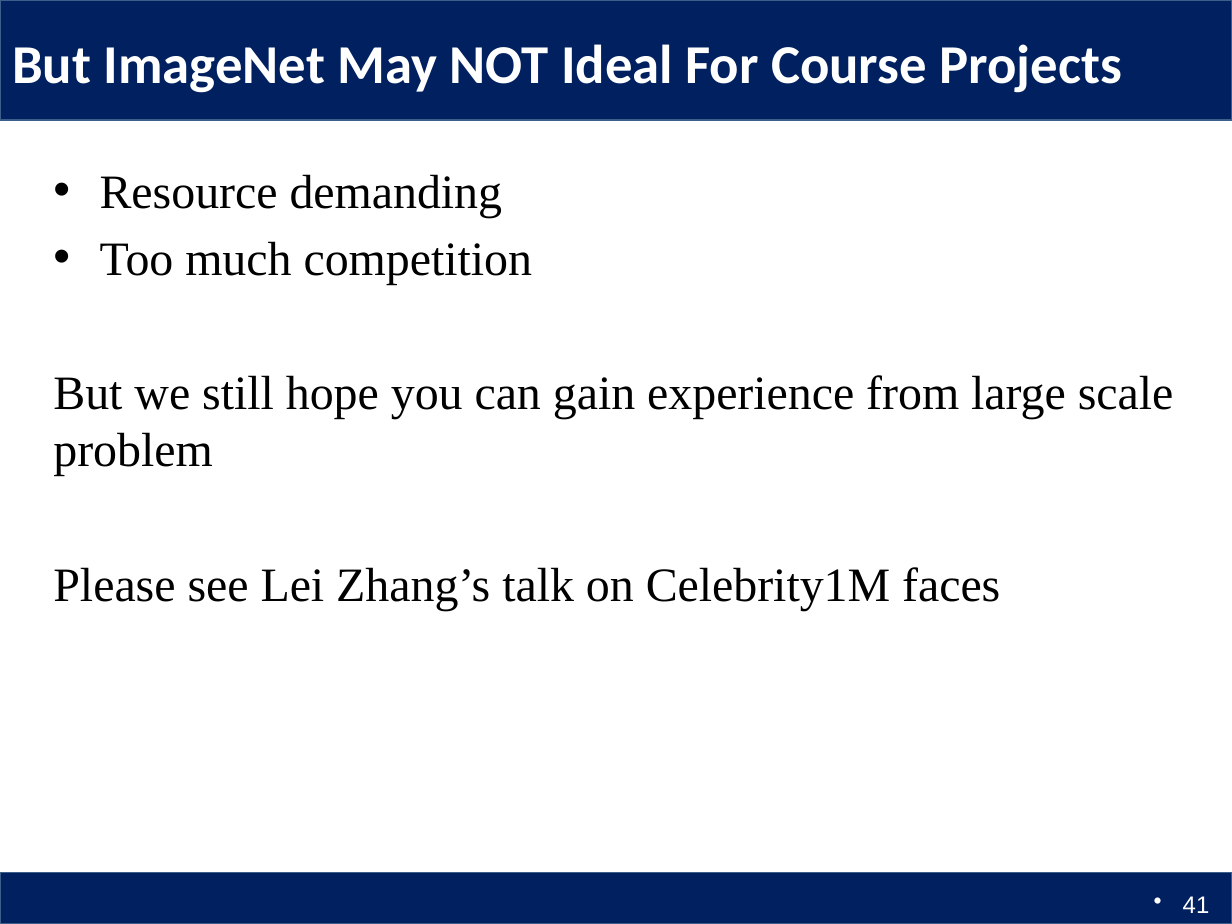
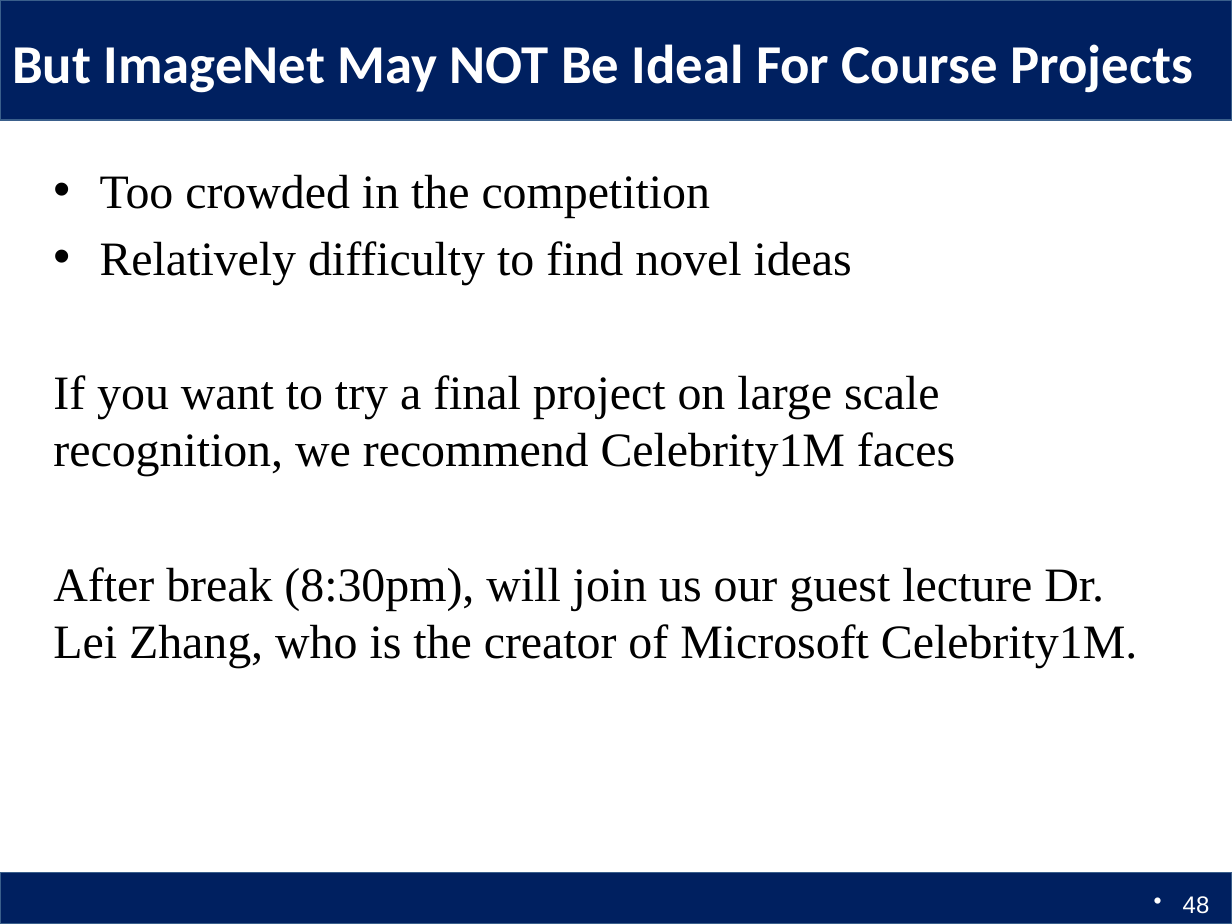
Before and after one commit to Columbia6894/Columbia6894.github.io, a slide deck: slide 48 of lecture/lecture5_llcao.pptx (slide 41 before the commit). Drawn at 1232x924 pixels with LibreOffice and Linux fonts; fonts in the diff are those of the drawing. Boxes give left, top, right and bottom in pixels: in the first picture for what was removed or moved away, otherwise in the second. Text is boxed around its words. In the diff, an @@ line names an element or a change of style, - is before the commit and + after.

Commit message:
update lecture 5

```diff
--- a/lecture/lecture5_llcao.pptx
+++ b/lecture/lecture5_llcao.pptx
@@ title at <box>12,44,1193,93</box>: text changed @@
-But ImageNet May NOT Ideal For Course Projects
+But ImageNet May NOT Be Ideal For Course Projects
@@ text at <box>53,174,1137,668</box>: text changed @@
-• Resource demanding
-• Too much competition
-But we still hope you can gain experience from large scale problem
-Please see Lei Zhang’s talk on Celebrity1M faces
+• Too crowded in the competition
+• Relatively difficulty to find novel ideas
+If you want to try a final project on large scale recognition, we recommend Celebrity1M faces
+After break (8:30pm), will join us our guest lecture Dr. Lei Zhang, who is the creator of Microsoft Celebrity1M.
@@ page number at <box>1183,896,1210,914</box>: text changed @@
-41
+48
```
Also in this commit, not shown: 1 other slide changed, 7 slides added, 2 other files.
